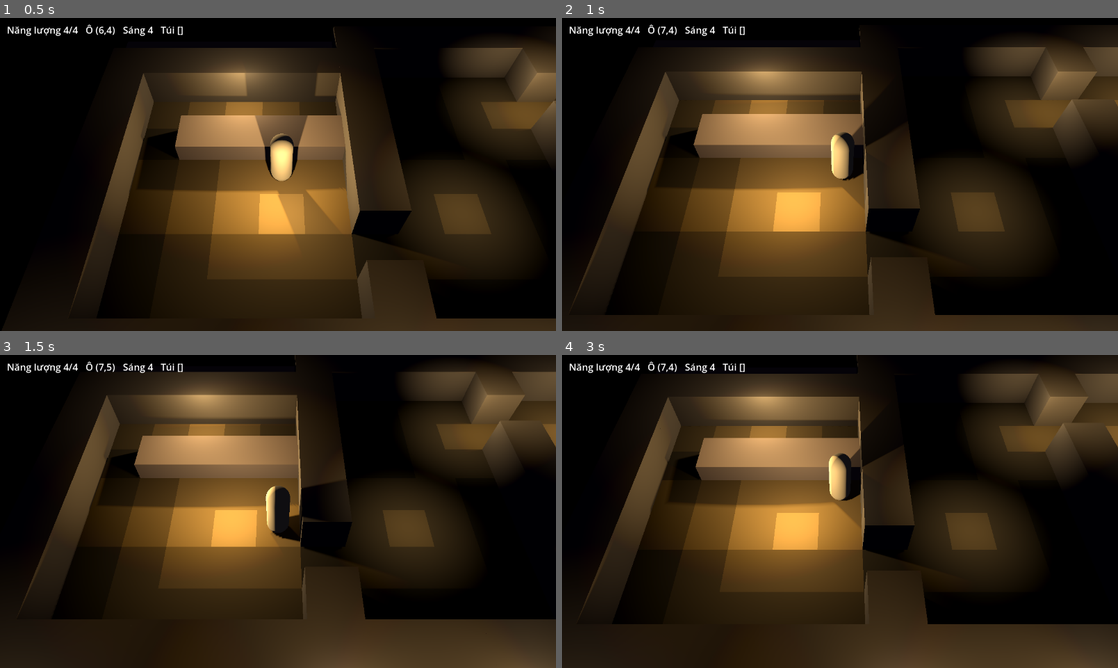
Above: before the commit, frames 1-4 (two rows, left to right).
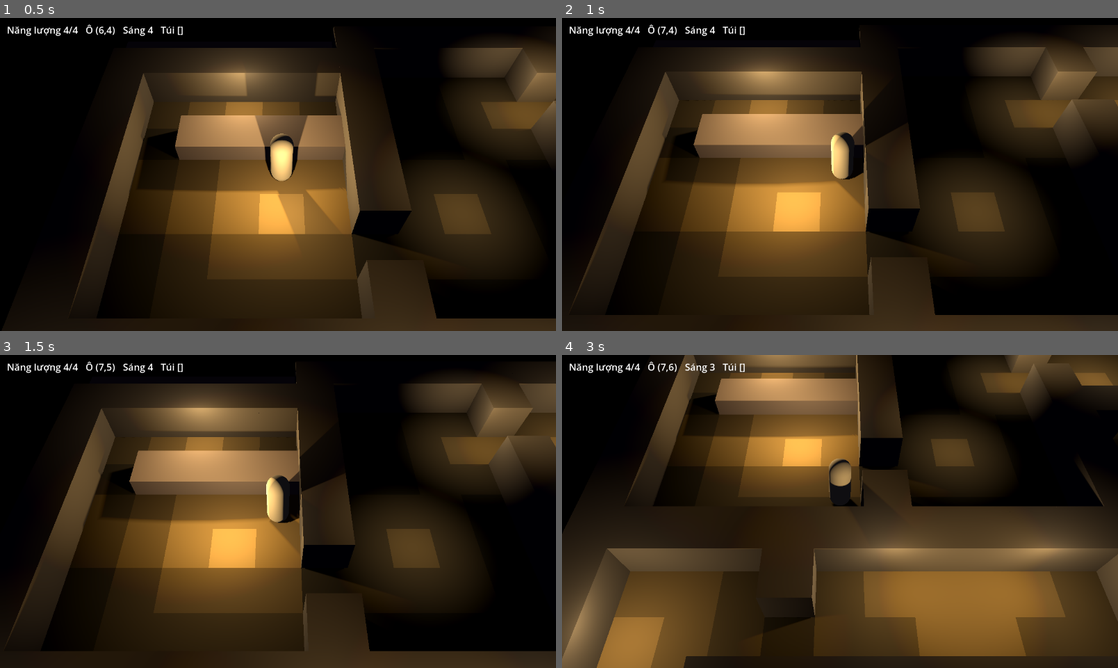
Above: after the commit, the same moments.

Repository: TienDungwork/The-Last-Lantern
Game: Godot game, scene res://game.tscn
Same seed, same stepped clock (60 frames per second), same inputs: the game is played once before the commit and once after it.
Inputs:
- Up to frame 1 (0.5 s): no input
- Up to frame 2 (1 s): tap Enter (interact) at 0.5 s; hold Right (move_right) from 0.53 s (still down); hold Enter (interact) from 0.53 s (still down); tap Space at 0.77 s
- Up to frame 3 (1.5 s): release Right (move_right) at 1.28 s; release Enter (interact) at 1.28 s; hold Down (move_down) from 1.28 s (still down); tap E at 1.35 s
- Up to frame 4 (3 s): tap Space at 1.52 s; release Down (move_down) at 2.03 s; hold Right (move_right) 2.03-2.78 s; tap F at 2.1 s; hold Up (move_up) from 2.78 s (still down); tap I at 2.85 s

Frame 1 is identical in both runs. In frame 2, 0.6% of the frame differs, in the area x 17-55%, y 5-58%; in frame 3, 32%; in frame 4, 64%, in the area x 0-100%, y 0-100%.

Commit message:
Hold direction key to walk continuously (one tile per STEP_TIME), newest key wins
Co-authored-by: Cursor <cursoragent@cursor.com>

Diff:
--- a/game.gd
+++ b/game.gd
@@ -22,6 +22,8 @@
 var hud: Hud
 var _say_queue: Array = []
 var _reload_after_dialog := false
+var _held: Array = []        # phím hướng đang giữ, phím nhấn sau cùng ở cuối (được ưu tiên)
+var _step_wait := 0.0        # giây còn lại trước khi được đi ô tiếp theo
 
 func _ready() -> void:
 	_setup_input()
@@ -68,10 +70,18 @@
 func _process(delta: float) -> void:
 	if _reload_after_dialog or dialog.visible:
 		return
+	# Giữ phím là đi liên tục, mỗi ô đúng một nhịp ActorView.STEP_TIME (kể cả khi đâm tường,
+	# để sự kiện "repeat" không chạy mỗi khung hình).
+	_step_wait = maxf(_step_wait - delta, 0.0)
 	for action in DIR_ACTION:
 		if Input.is_action_just_pressed(action):
-			state.step(DIR_ACTION[action])   # step() xóa out cũ trước khi ghi
-			break
+			_held.erase(action)
+			_held.append(action)
+		elif not Input.is_action_pressed(action):
+			_held.erase(action)
+	if _step_wait == 0.0 and not _held.is_empty():
+		state.step(DIR_ACTION[_held.back()])   # step() xóa out cũ trước khi ghi
+		_step_wait = ActorView.STEP_TIME
 	rules.tick(int(delta * 1000.0))
 	if not state.out.is_empty():
 		var out := state.out.duplicate()
--- /dev/null
+++ b/tools/check_walk.gd
@@ -0,0 +1,18 @@
+## Kiểm tra giữ phím là đi liên tục. Chạy: & $godot --headless --path . -s res://tools/check_walk.gd
+## Giữ "xuống" 1 giây từ (6,4) màn 0: phải đi được nhiều ô (không chỉ 1), và dừng khi thả phím.
+extends SceneTree
+
+func _initialize() -> void:
+	var game: Node = load("res://game.tscn").instantiate()
+	root.add_child(game)
+	await process_frame
+	Input.action_press("move_down")
+	await create_timer(1.0).timeout
+	Input.action_release("move_down")
+	var y_hold: int = game.state.player.y
+	await create_timer(0.5).timeout
+	var y_after: int = game.state.player.y
+	print("giữ 1 s: y 4 -> %d; sau khi thả: %d" % [y_hold, y_after])
+	var ok := y_hold >= 7 and y_after <= y_hold + 1
+	print("WALK OK" if ok else "WALK FAIL")
+	quit(0 if ok else 1)
